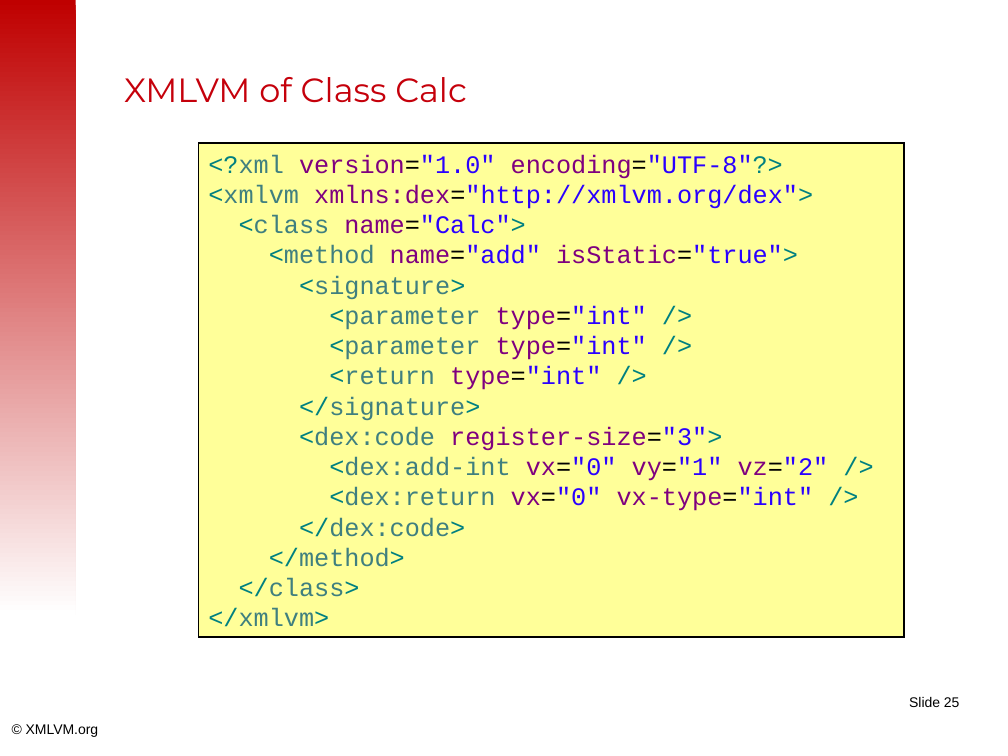
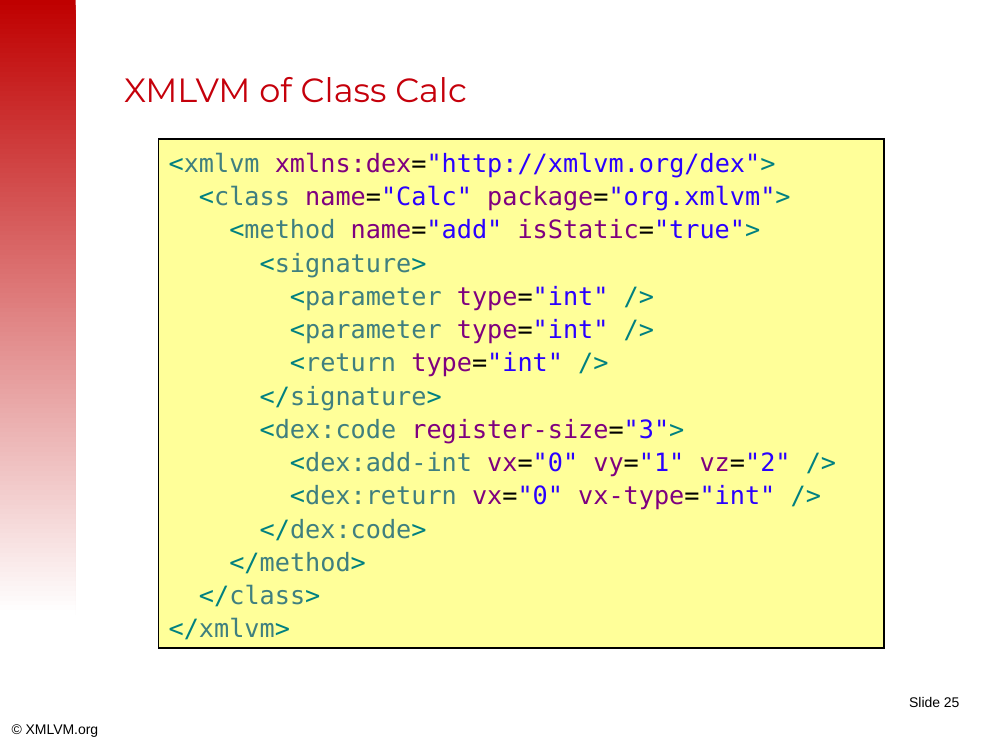
Before and after one commit to tisoft/xmlvm, a slide deck: slide 25 of doc/slides/android2iphone-master.odp. Drawn at 1008x756 pixels with LibreOffice and Linux fonts; fonts in the diff are those of the drawing; background and template pictures are left out. Boxes give left, top, right and bottom in pixels: in the first picture for what was removed or moved away, otherwise in the second. Text is boxed around its words. In the diff, an @@ line names an element or a change of style, - is before the commit and + after.

```diff
--- a/doc/slides/android2iphone-master.odp
+++ b/doc/slides/android2iphone-master.odp
@@ rectangle "<xmlvm xmlns:dex="http://xmlvm.org/dex">" resized from (x1=199, y1=143, x2=904, y2=637) to (x1=158, y1=139, x2=884, y2=648) @@
@@ text in rectangle at (x1=169, y1=152, x2=791, y2=640): font Courier New to DejaVu Sans Mono in "<xmlvm xmlns:dex="http://xmlvm.org/dex">", "<method name="add" isStatic="true">", "<signature>", "<parameter type="int" />" and 10 more places; line spacing 1 to 1.1 @@
@@ text in rectangle at (x1=208, y1=154, x2=783, y2=179): paragraph removed @@
-<?xml version="1.0" encoding="UTF-8"?>
@@ text in rectangle at (x1=199, y1=185, x2=790, y2=211): text changed; font Courier New to DejaVu Sans Mono @@
-<class name="Calc">
+<class name="Calc" package="org.xmlvm">
```
Also in this commit, not shown: 4 other slides changed, 6 slides added.
